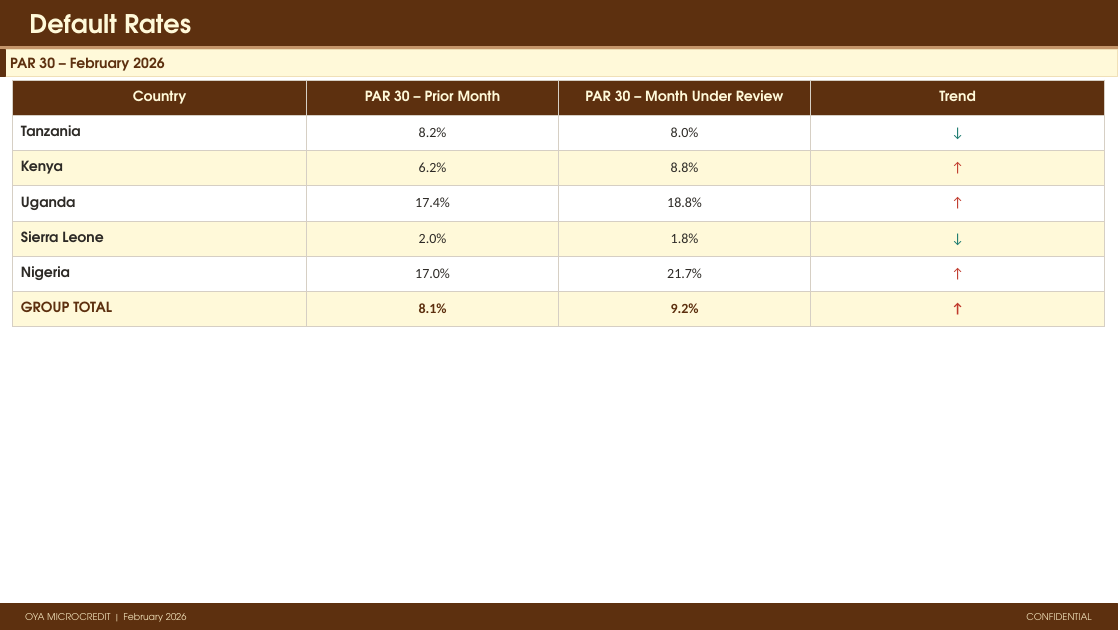
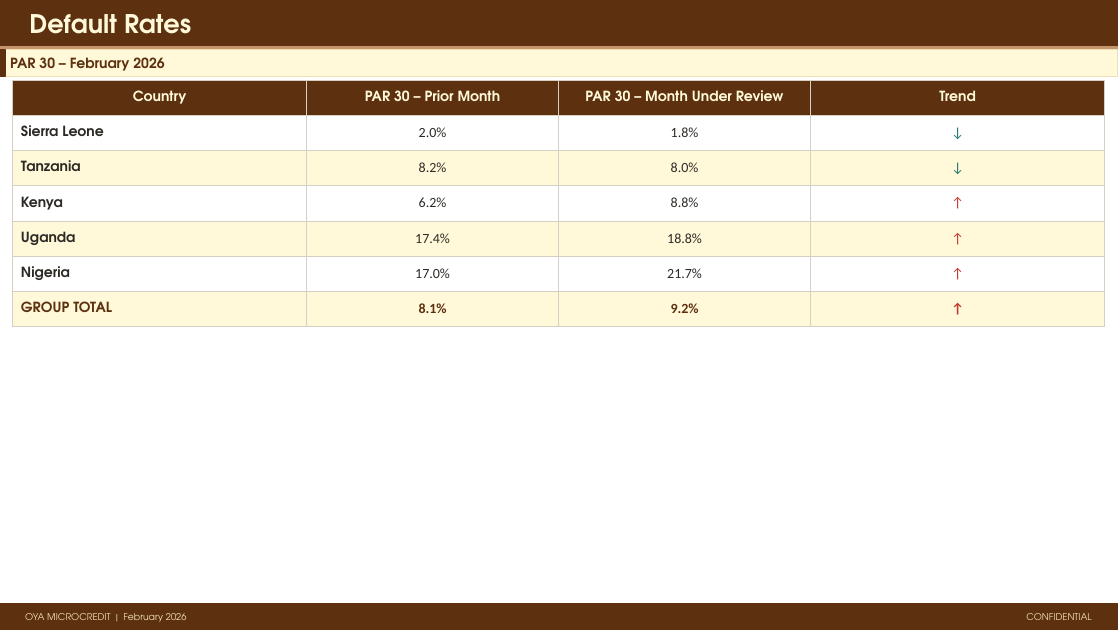
Before and after one commit to ikyei/oya-monthly, a slide deck: slide 8 of reports/2026-02.pptx. Drawn at 1120x630 pixels with LibreOffice and Linux fonts; fonts in the diff are those of the drawing. Boxes give left, top, right and bottom in pixels: in the first picture for what was removed or moved away, otherwise in the second. Text is boxed around its words. In the diff, an @@ line names an element or a change of style, - is before the commit and + after.

```diff
--- a/reports/2026-02.pptx
+++ b/reports/2026-02.pptx
@@ table at box(13, 80, 1105, 317) @@
+row 2: Sierra Leone | 2.0% | 1.8% | ↓
-row 5: Sierra Leone | 2.0% | 1.8% | ↓
```
Also in this commit, not shown: 10 other slides changed, 1 other file.
